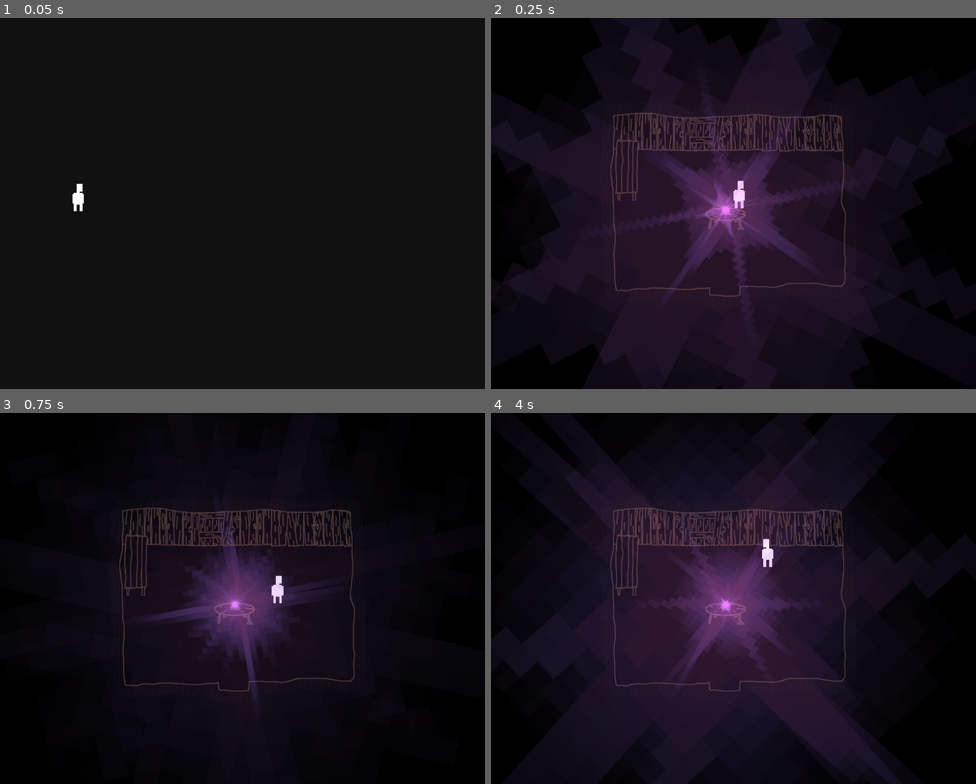
Above: before the commit, frames 1-4 (two rows, left to right).
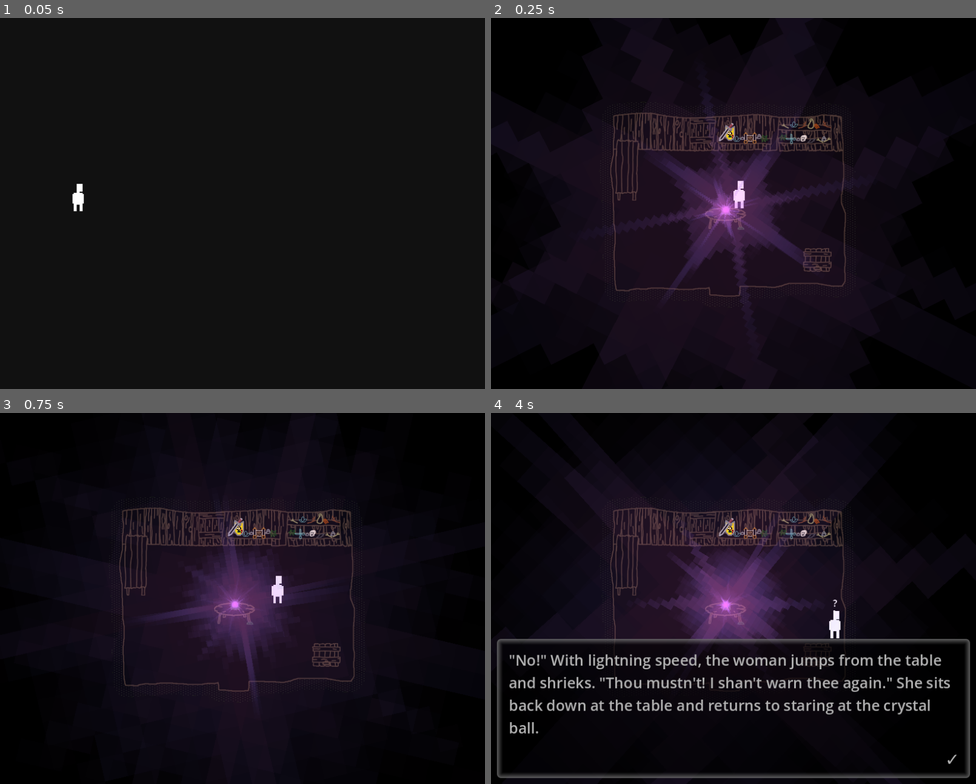
Above: after the commit, the same moments.

Repository: jschnurer/isle-of-lost-souls-godot
Game: Godot game, scene res://src/scenes/splash/splash_screens.tscn
Two runs of this game, one before a commit and one after it. Both use one fixed random seed, a clock stepped at 60 frames per second and the inputs below.
Inputs:
- Up to frame 1 (0.05 s): no input
- Up to frame 2 (0.25 s): no input
- Up to frame 3 (0.75 s): tap Enter (ui_accept) at 0.5 s; hold Right (ui_right) from 0.53 s (still down)
- Up to frame 4 (4 s): tap Enter (ui_accept) at 0.77, 1.52, 3.02, 3.77 s; release Right (ui_right) at 1.28 s; hold Down (ui_down) 1.28-2.03 s; hold Right (ui_right) 2.03-2.78 s; hold Up (ui_up) 2.78-3.53 s; hold Left (ui_left) from 3.53 s (still down)

Frame 1 is identical in both runs. In frame 2, 0.7% of the frame differs, in the area x 46-71%, y 27-69%; in frame 3, 0.8%; in frame 4, 18%, in the area x 1-99%, y 27-99%.

Commit message:
added more hut interior clutter. inherited game over stuff from base class

Diff:
--- a/src/enums/enums.gd
+++ b/src/enums/enums.gd
@@ -48,6 +48,7 @@
 	TOOK_WATERLOGGED_NOTEBOOK,
 	WANT_MOSQUITO_EGG,
 	TOOK_MOSQUITO_EGG,
+	TRAPDOOR_WARNED,
 }
 
 enum EngineEvents {
@@ -226,6 +227,7 @@
 	GAME_OVER_PUFFBALL = 99,
 	SWAMP_CAMPSITE_TENT = 100,
 	SWAMP_STATUE_TOP = 101,
+	GAME_OVER_RHODE = 102,
 }
 
 var ScenePaths = {
@@ -336,6 +338,7 @@
 	Scenes.GAME_OVER_GRUE: "res://src/scenes/game_overs/grue/grue_game_over.tscn",
 	Scenes.GAME_OVER_MUSHROOM: "res://src/scenes/game_overs/mushroom/mushroom_game_over.tscn",
 	Scenes.GAME_OVER_PUFFBALL: "res://src/scenes/game_overs/puffball/puffball_game_over.tscn",
+	Scenes.GAME_OVER_RHODE: "res://src/scenes/game_overs/rhode/rhode_game_over.tscn",
 
 	Scenes.TITLE_SCREEN: "res://src/scenes/title/title_screen.tscn",
 }
--- a/src/scenes/game_overs/fish/fish_game_over.gd
+++ b/src/scenes/game_overs/fish/fish_game_over.gd
@@ -1,20 +1,11 @@
-extends Node2D
+extends GameOverScene
 
-func _ready():
-	await Utility.fade_in(false, .33)
-
-	await Utility.wait(2)
-
+func play_gameover():
 	await Utility.show_message(GameScript.get_entry("Game_Overs.Fish.Fish_1"), true)
 	await Utility.show_message(GameScript.get_entry("Game_Overs.Fish.Fish_2"), true)
 	await Utility.show_message(GameScript.get_entry("Game_Overs.Fish.Fish_3"), true)
 	await Utility.show_message(GameScript.get_entry("Game_Overs.Fish.Fish_4"), true)
 	await Utility.show_message(GameScript.get_entry("Game_Overs.Fish.Fish_5"))
-
 	await Utility.wait(1)
-
 	await Utility.show_message(GameScript.get_entry("Game_Overs.Fish.Fish_6"))
-
-	await Utility.fade_out(false, .5)
-
-	SignalBus.return_to_title_screen.emit()
+	gameover_done()
--- /dev/null
+++ b/src/scenes/game_overs/game_over_scene.gd
@@ -0,0 +1,14 @@
+class_name GameOverScene
+extends Node2D
+
+func _ready():
+	await Utility.fade_in(false, .33)
+	await Utility.wait(2)
+	play_gameover()
+
+func play_gameover():
+	pass
+
+func gameover_done():
+	await Utility.fade_out(false, .5)
+	SignalBus.return_to_title_screen.emit()
--- a/src/scenes/game_overs/grue/grue_game_over.gd
+++ b/src/scenes/game_overs/grue/grue_game_over.gd
@@ -1,17 +1,8 @@
-extends Node2D
+extends GameOverScene
 
-func _ready():
-	await Utility.fade_in(false, .33)
-
-	await Utility.wait(2)
-
+func play_gameover():
 	await Utility.show_message(GameScript.get_entry("Game_Overs.Grue.Grue_1"), true)
 	await Utility.show_message(GameScript.get_entry("Game_Overs.Grue.Grue_2"))
-
 	await Utility.wait(1)
-
 	await Utility.show_message(GameScript.get_entry("Game_Overs.Grue.Grue_3"))
-
-	await Utility.fade_out(false, .5)
-
-	SignalBus.return_to_title_screen.emit()
+	gameover_done()
--- a/src/scenes/game_overs/mushroom/mushroom_game_over.gd
+++ b/src/scenes/game_overs/mushroom/mushroom_game_over.gd
@@ -1,22 +1,11 @@
-extends Node2D
+extends GameOverScene
 
 func _ready():
-	await Utility.fade_in(false, .33)
-
-	await Utility.wait(2)
-
 	await Utility.show_message(GameScript.get_entry("Game_Overs.Mushroom.Mushroom_1"), true)
 	await Utility.show_message(GameScript.get_entry("Game_Overs.Mushroom.Mushroom_2"), true)
 	await Utility.show_message(GameScript.get_entry("Game_Overs.Mushroom.Mushroom_3"))
-
 	await Utility.wait(1)
-
 	await Utility.show_message(GameScript.get_entry("Game_Overs.Mushroom.Mushroom_4"))
-
 	await Utility.wait(2)
-
 	await Utility.show_message(GameScript.get_entry("Game_Overs.Mushroom.Mushroom_5"))
-
-	await Utility.fade_out(false, .5)
-
-	SignalBus.return_to_title_screen.emit()
+	gameover_done()
--- a/src/scenes/game_overs/puffball/puffball_game_over.tscn
+++ b/src/scenes/game_overs/puffball/puffball_game_over.tscn
@@ -10,7 +10,7 @@
 
 [node name="SceneBG" parent="." instance=ExtResource("1_j1rbp")]
 texture = ExtResource("2_5fo60")
-scene = 98
+scene = 99
 bg_images = Array[Texture2D]([ExtResource("2_5fo60")])
 use_collision_frame = true
 hide_collider = true
--- /dev/null
+++ b/src/scenes/game_overs/rhode/rhode_game_over.gd
@@ -0,0 +1,7 @@
+extends GameOverScene
+
+func play_gameover():
+	await Utility.show_message(GameScript.get_entry("Game_Overs.Rhode.Rhode_1"), true)
+	await Utility.show_message(GameScript.get_entry("Game_Overs.Rhode.Rhode_2"), true)
+	await Utility.show_message(GameScript.get_entry("Game_Overs.Rhode.Rhode_3"), false)
+	gameover_done()
--- /dev/null
+++ b/src/scenes/game_overs/rhode/rhode_game_over.tscn
@@ -0,0 +1,17 @@
+[gd_scene load_steps=5 format=3 uid="uid://dwi4btt4x8j5b"]
+
+[ext_resource type="Script" path="res://src/scenes/game_overs/rhode/rhode_game_over.gd" id="1_6driu"]
+[ext_resource type="PackedScene" uid="uid://bvkkaqn8jtrg4" path="res://src/scenes/SceneBG.tscn" id="1_oncwi"]
+[ext_resource type="Texture2D" uid="uid://cvv7dwr2rcbpb" path="res://art/backgrounds/game_over/game_over.png" id="2_ffan3"]
+[ext_resource type="AudioStream" uid="uid://c24ddpye4f68b" path="res://audio/bgm/game_over.mp3" id="3_y1lnj"]
+
+[node name="RhodeGameOver" type="Node2D"]
+script = ExtResource("1_6driu")
+
+[node name="SceneBG" parent="." instance=ExtResource("1_oncwi")]
+texture = ExtResource("2_ffan3")
+scene = 102
+bg_images = Array[Texture2D]([ExtResource("2_ffan3")])
+use_collision_frame = true
+hide_collider = true
+bgm_stream = ExtResource("3_y1lnj")
--- a/src/scenes/swamp/hut_interior/hut_interior.tscn
+++ b/src/scenes/swamp/hut_interior/hut_interior.tscn
@@ -11,6 +11,28 @@
 [ext_resource type="Script" path="res://src/scenes/swamp/hut_interior/interactables/crystal_ball.gd" id="9_aywr0"]
 [ext_resource type="Texture2D" uid="uid://g73xxdyio15d" path="res://art/actors/hut_crystal_ball.png" id="9_n1ox0"]
 [ext_resource type="PackedScene" uid="uid://b4030ratk3mbj" path="res://src/scenes/objects/sparkle/sparkle.tscn" id="10_vjorn"]
+[ext_resource type="Texture2D" uid="uid://dlcyr073oflsv" path="res://art/actors/hut_shelf.png" id="12_vppv5"]
+[ext_resource type="Script" path="res://src/scenes/swamp/hut_interior/interactables/shelf.gd" id="13_2md5y"]
+[ext_resource type="Texture2D" uid="uid://dafvaurm26obg" path="res://art/actors/clutter_bone.png" id="13_ydtl3"]
+[ext_resource type="Texture2D" uid="uid://m34mj70kg8nu" path="res://art/actors/clutter_dreamcatcher.png" id="14_2l7dp"]
+[ext_resource type="Texture2D" uid="uid://cx5uulj0k43ff" path="res://art/actors/clutter_crystal.png" id="14_lh0yi"]
+[ext_resource type="Texture2D" uid="uid://824vx7y0xu1q" path="res://art/actors/clutter_gourd.png" id="15_b5s74"]
+[ext_resource type="Texture2D" uid="uid://s3scb5uj3gus" path="res://art/actors/clutter_skull.png" id="16_y6c07"]
+[ext_resource type="Texture2D" uid="uid://dg35g8x5k0sef" path="res://art/actors/clutter_stick.png" id="17_fk312"]
+[ext_resource type="Texture2D" uid="uid://7jioqxcsnfe7" path="res://art/actors/clutter_sticks.png" id="18_45ew4"]
+[ext_resource type="Texture2D" uid="uid://beklt2fnd75uk" path="res://art/actors/clutter_stone.png" id="19_v5a6n"]
+[ext_resource type="Texture2D" uid="uid://eqre7g4k11cu" path="res://art/actors/clutter_stones.png" id="20_j6t46"]
+[ext_resource type="Texture2D" uid="uid://xldfvna2j8sx" path="res://art/actors/cellphone.png" id="22_y7qq5"]
+[ext_resource type="Texture2D" uid="uid://ulfbbbicmqqb" path="res://art/actors/map.png" id="23_m0gpp"]
+[ext_resource type="Texture2D" uid="uid://bwkfwvy7qso5d" path="res://art/actors/sword.png" id="24_8p4i7"]
+[ext_resource type="Texture2D" uid="uid://diyc3cmc7nhjb" path="res://art/actors/scissors.png" id="24_jhxn5"]
+[ext_resource type="Script" path="res://src/scenes/swamp/hut_interior/interactables/cellphone.gd" id="24_qs6nu"]
+[ext_resource type="Texture2D" uid="uid://bt3mxud55ur86" path="res://art/actors/shield.png" id="25_5i06w"]
+[ext_resource type="Script" path="res://src/scenes/swamp/hut_interior/interactables/sword_and_shield.gd" id="25_q0jiq"]
+[ext_resource type="Script" path="res://src/scenes/swamp/hut_interior/interactables/map.gd" id="26_5lps2"]
+[ext_resource type="Script" path="res://src/scenes/swamp/hut_interior/interactables/scissors.gd" id="27_r1ffs"]
+[ext_resource type="Texture2D" uid="uid://dw7c6ll6r3trv" path="res://art/actors/hut_trapdoor.png" id="32_ej75j"]
+[ext_resource type="Script" path="res://src/scenes/swamp/hut_interior/interactables/trapdoor.gd" id="33_vl07v"]
 
 [sub_resource type="RectangleShape2D" id="RectangleShape2D_7k4qw"]
 size = Vector2(100, 20)
@@ -20,6 +42,24 @@
 
 [sub_resource type="RectangleShape2D" id="RectangleShape2D_d7k81"]
 size = Vector2(19, 42)
+
+[sub_resource type="RectangleShape2D" id="RectangleShape2D_7ixxu"]
+size = Vector2(191, 46)
+
+[sub_resource type="RectangleShape2D" id="RectangleShape2D_iofe0"]
+size = Vector2(20, 26)
+
+[sub_resource type="RectangleShape2D" id="RectangleShape2D_vpdrm"]
+size = Vector2(26, 34)
+
+[sub_resource type="RectangleShape2D" id="RectangleShape2D_5ay37"]
+size = Vector2(23, 30)
+
+[sub_resource type="RectangleShape2D" id="RectangleShape2D_0jj57"]
+size = Vector2(28, 46)
+
+[sub_resource type="RectangleShape2D" id="RectangleShape2D_5n3dn"]
+size = Vector2(49, 42)
 
 [node name="HutInterior" type="Node2D"]
 y_sort_enabled = true
@@ -52,6 +92,7 @@
 metadata/_edit_lock_ = true
 
 [node name="StaticBody2D" type="StaticBody2D" parent="Table"]
+visible = false
 metadata/_edit_lock_ = true
 
 [node name="CollisionShape2D" type="CollisionShape2D" parent="Table/StaticBody2D"]
@@ -60,6 +101,7 @@
 metadata/_edit_lock_ = true
 
 [node name="GameEvent" parent="Table" instance=ExtResource("6_v1hcq")]
+visible = false
 metadata/_edit_lock_ = true
 
 [node name="CollisionShape2D2" type="CollisionShape2D" parent="Table/GameEvent"]
@@ -77,6 +119,7 @@
 texture = ExtResource("6_ibpsj")
 
 [node name="StaticBody2D" type="StaticBody2D" parent="RoundTable"]
+visible = false
 y_sort_enabled = true
 
 [node name="CollisionPolygon2D" type="CollisionPolygon2D" parent="RoundTable/StaticBody2D"]
@@ -84,6 +127,7 @@
 polygon = PackedVector2Array(-36, -9, -34, 17, -20, 20, 0, 22, 19, 21, 34, 17, 35, -9, 24, -14, -27, -14)
 
 [node name="GameEvent" parent="RoundTable" instance=ExtResource("6_v1hcq")]
+visible = false
 y_sort_enabled = true
 position = Vector2(-395, -337)
 
@@ -101,17 +145,19 @@
 y_sort_enabled = true
 texture = ExtResource("9_n1ox0")
 offset = Vector2(0, -24.55)
+metadata/_edit_lock_ = true
 
 [node name="Sparkle" parent="Crystal Ball" instance=ExtResource("10_vjorn")]
-modulate = Color(1, 0.490196, 1, 0.523639)
+modulate = Color(1, 0.490196, 1, 0.543333)
 z_index = 1
 position = Vector2(0, -26.47)
 rotate_speed = 175.0
 throb_speed = 0.12
 min_opacity = 0.4
+metadata/_edit_lock_ = true
 
 [node name="Sparkle4" parent="Crystal Ball" instance=ExtResource("10_vjorn")]
-modulate = Color(1, 0.490196, 1, 0.266725)
+modulate = Color(1, 0.490196, 1, 0.252777)
 z_index = 1
 position = Vector2(0, -26.47)
 rotation = 1.309
@@ -120,9 +166,10 @@
 throb_speed = 0.25
 min_opacity = 0.1
 max_opacity = 0.5
+metadata/_edit_lock_ = true
 
 [node name="Sparkle2" parent="Crystal Ball" instance=ExtResource("10_vjorn")]
-modulate = Color(1, 0.490196, 1, 0.157015)
+modulate = Color(1, 0.490196, 1, 0.122917)
 z_index = 1
 position = Vector2(0, -26.47)
 rotation = -2.53073
@@ -131,9 +178,10 @@
 throb_speed = 0.3
 min_opacity = 0.1
 max_opacity = 0.2
+metadata/_edit_lock_ = true
 
 [node name="Sparkle3" parent="Crystal Ball" instance=ExtResource("10_vjorn")]
-modulate = Color(1, 0.490196, 1, 0.0862384)
+modulate = Color(1, 0.490196, 1, 0.065625)
 z_index = 1
 position = Vector2(0, -26.47)
 scale = Vector2(40, 40)
@@ -141,12 +189,204 @@
 throb_speed = 0.05
 min_opacity = 0.05
 max_opacity = 0.1
+metadata/_edit_lock_ = true
 
 [node name="GameEvent" parent="Crystal Ball" instance=ExtResource("6_v1hcq")]
 visible = false
 
 [node name="CollisionShape2D" parent="Crystal Ball/GameEvent" index="0"]
+visible = false
 position = Vector2(0.5, -11)
 shape = SubResource("RectangleShape2D_d7k81")
 
+[node name="Shelf1" type="Sprite2D" parent="."]
+y_sort_enabled = true
+position = Vector2(528, 194.5)
+texture = ExtResource("12_vppv5")
+offset = Vector2(0, 14)
+script = ExtResource("13_2md5y")
+
+[node name="GameEvent" parent="Shelf1" instance=ExtResource("6_v1hcq")]
+
+[node name="CollisionShape2D2" type="CollisionShape2D" parent="Shelf1/GameEvent"]
+position = Vector2(-49.5, 5.5)
+shape = SubResource("RectangleShape2D_7ixxu")
+
+[node name="Shelf2" type="Sprite2D" parent="."]
+y_sort_enabled = true
+position = Vector2(528, 172.5)
+texture = ExtResource("12_vppv5")
+offset = Vector2(0, 14)
+
+[node name="Shelf3" type="Sprite2D" parent="."]
+y_sort_enabled = true
+position = Vector2(427, 194.5)
+texture = ExtResource("12_vppv5")
+offset = Vector2(0, 14)
+
+[node name="Clutter" type="Node2D" parent="."]
+y_sort_enabled = true
+metadata/_edit_lock_ = true
+
+[node name="Bone" type="Sprite2D" parent="Clutter"]
+y_sort_enabled = true
+position = Vector2(566, 205)
+texture = ExtResource("13_ydtl3")
+
+[node name="Dreamcatcher" type="Sprite2D" parent="Clutter"]
+y_sort_enabled = true
+position = Vector2(492, 201)
+texture = ExtResource("14_2l7dp")
+
+[node name="Dreamcatcher2" type="Sprite2D" parent="Clutter"]
+y_sort_enabled = true
+position = Vector2(460, 203)
+texture = ExtResource("14_2l7dp")
+
+[node name="Gourd" type="Sprite2D" parent="Clutter"]
+y_sort_enabled = true
+position = Vector2(538, 183)
+texture = ExtResource("15_b5s74")
+offset = Vector2(0, -5)
+
+[node name="Skull" type="Sprite2D" parent="Clutter"]
+y_sort_enabled = true
+position = Vector2(526, 202)
+texture = ExtResource("16_y6c07")
+
+[node name="Stick" type="Sprite2D" parent="Clutter"]
+y_sort_enabled = true
+position = Vector2(524, 180)
+texture = ExtResource("17_fk312")
+
+[node name="Stick2" type="Sprite2D" parent="Clutter"]
+y_sort_enabled = true
+position = Vector2(565, 179)
+texture = ExtResource("17_fk312")
+flip_h = true
+
+[node name="Sticks" type="Sprite2D" parent="Clutter"]
+y_sort_enabled = true
+position = Vector2(547, 182)
+texture = ExtResource("18_45ew4")
+
+[node name="Stone" type="Sprite2D" parent="Clutter"]
+y_sort_enabled = true
+position = Vector2(517, 204)
+texture = ExtResource("19_v5a6n")
+
+[node name="Stone3" type="Sprite2D" parent="Clutter"]
+y_sort_enabled = true
+position = Vector2(423, 202)
+texture = ExtResource("19_v5a6n")
+
+[node name="Stone2" type="Sprite2D" parent="Clutter"]
+y_sort_enabled = true
+position = Vector2(560, 203)
+texture = ExtResource("20_j6t46")
+
+[node name="Stone4" type="Sprite2D" parent="Clutter"]
+y_sort_enabled = true
+position = Vector2(451, 199)
+texture = ExtResource("20_j6t46")
+
+[node name="Bone2" type="Sprite2D" parent="Clutter"]
+y_sort_enabled = true
+position = Vector2(554, 206)
+texture = ExtResource("13_ydtl3")
+flip_h = true
+
+[node name="Bone3" type="Sprite2D" parent="Clutter"]
+y_sort_enabled = true
+position = Vector2(495, 182)
+texture = ExtResource("13_ydtl3")
+flip_h = true
+
+[node name="Crystal" type="Sprite2D" parent="Clutter"]
+y_sort_enabled = true
+position = Vector2(509, 179)
+texture = ExtResource("14_lh0yi")
+
+[node name="Crystal2" type="Sprite2D" parent="Clutter"]
+y_sort_enabled = true
+position = Vector2(413, 203)
+texture = ExtResource("14_lh0yi")
+
+[node name="Cellphone" type="Sprite2D" parent="Clutter"]
+y_sort_enabled = true
+position = Vector2(539, 207)
+texture = ExtResource("22_y7qq5")
+script = ExtResource("24_qs6nu")
+
+[node name="GameEvent" parent="Clutter/Cellphone" instance=ExtResource("6_v1hcq")]
+
+[node name="CollisionShape2D" parent="Clutter/Cellphone/GameEvent" index="0"]
+position = Vector2(0, 3)
+shape = SubResource("RectangleShape2D_iofe0")
+
+[node name="Map" type="Sprite2D" parent="Clutter"]
+y_sort_enabled = true
+position = Vector2(436, 202)
+texture = ExtResource("23_m0gpp")
+script = ExtResource("26_5lps2")
+
+[node name="GameEvent" parent="Clutter/Map" instance=ExtResource("6_v1hcq")]
+
+[node name="CollisionShape2D" parent="Clutter/Map/GameEvent" index="0"]
+position = Vector2(0, 4)
+shape = SubResource("RectangleShape2D_vpdrm")
+
+[node name="Scissors" type="Sprite2D" parent="Clutter"]
+y_sort_enabled = true
+position = Vector2(504, 203)
+texture = ExtResource("24_jhxn5")
+script = ExtResource("27_r1ffs")
+
+[node name="GameEvent" parent="Clutter/Scissors" instance=ExtResource("6_v1hcq")]
+
+[node name="CollisionShape2D" parent="Clutter/Scissors/GameEvent" index="0"]
+position = Vector2(1.5, 5)
+shape = SubResource("RectangleShape2D_5ay37")
+
+[node name="SwordAndShield" type="Node2D" parent="Clutter"]
+y_sort_enabled = true
+position = Vector2(397, 196)
+script = ExtResource("25_q0jiq")
+
+[node name="Sword" type="Sprite2D" parent="Clutter/SwordAndShield"]
+y_sort_enabled = true
+position = Vector2(-1, 1)
+texture = ExtResource("24_8p4i7")
+offset = Vector2(0, -4.695)
+
+[node name="Shield" type="Sprite2D" parent="Clutter/SwordAndShield"]
+y_sort_enabled = true
+position = Vector2(5, 0)
+texture = ExtResource("25_5i06w")
+offset = Vector2(0, -1.51)
+
+[node name="GameEvent" parent="Clutter/SwordAndShield" instance=ExtResource("6_v1hcq")]
+
+[node name="CollisionShape2D" parent="Clutter/SwordAndShield/GameEvent" index="0"]
+position = Vector2(0, 4)
+shape = SubResource("RectangleShape2D_0jj57")
+
+[node name="Trapdoor" type="Sprite2D" parent="."]
+z_index = -1
+position = Vector2(549, 407)
+texture = ExtResource("32_ej75j")
+script = ExtResource("33_vl07v")
+auto_destroy_flag = null
+
+[node name="GameEvent" parent="Trapdoor" instance=ExtResource("6_v1hcq")]
+
+[node name="CollisionShape2D" parent="Trapdoor/GameEvent" index="0"]
+position = Vector2(0.5, 0)
+shape = SubResource("RectangleShape2D_5n3dn")
+
 [editable path="Crystal Ball/GameEvent"]
+[editable path="Clutter/Cellphone/GameEvent"]
+[editable path="Clutter/Map/GameEvent"]
+[editable path="Clutter/Scissors/GameEvent"]
+[editable path="Clutter/SwordAndShield/GameEvent"]
+[editable path="Trapdoor/GameEvent"]
--- /dev/null
+++ b/src/scenes/swamp/hut_interior/interactables/cellphone.gd
@@ -0,0 +1,7 @@
+extends BaseEvent
+
+func investigate():
+	Utility.msg("Swamp.Hut_Interior.Cellphone_Look")
+
+func take():
+	Utility.msg("Swamp.Hut_Interior.Take_No_Permission")
--- /dev/null
+++ b/src/scenes/swamp/hut_interior/interactables/map.gd
@@ -0,0 +1,7 @@
+extends BaseEvent
+
+func investigate():
+	Utility.msg("Swamp.Hut_Interior.Map_Look")
+
+func take():
+	Utility.msg("Swamp.Hut_Interior.Take_No_Permission")
--- /dev/null
+++ b/src/scenes/swamp/hut_interior/interactables/scissors.gd
@@ -0,0 +1,7 @@
+extends BaseEvent
+
+func investigate():
+	Utility.msg("Swamp.Hut_Interior.Scissors_Look")
+
+func take():
+	Utility.msg("Swamp.Hut_Interior.Take_No_Permission")
--- /dev/null
+++ b/src/scenes/swamp/hut_interior/interactables/shelf.gd
@@ -0,0 +1,4 @@
+extends BaseEvent
+
+func investigate():
+	Utility.msg("Swamp.Hut_Interior.Shelves_Look")
--- /dev/null
+++ b/src/scenes/swamp/hut_interior/interactables/sword_and_shield.gd
@@ -0,0 +1,8 @@
+extends BaseEvent
+
+func investigate():
+	await Utility.msg("Swamp.Hut_Interior.Sword_Look")
+	Utility.msg("Swamp.Hut_Interior.Shield_Look")
+
+func take():
+	Utility.msg("Swamp.Hut_Interior.Take_No_Permission")
--- /dev/null
+++ b/src/scenes/swamp/hut_interior/interactables/trapdoor.gd
@@ -0,0 +1,12 @@
+extends BaseEvent
+
+func investigate():
+	Utility.msg("Swamp.Hut_Interior.Trapdoor_Look")
+
+func interact():
+	if (GameVars.get_var(Enums.Vars.TRAPDOOR_WARNED)):
+		await Utility.msg("Swamp.Hut_Interior.Trapdoor_Interact_Pre_Game_Over")
+		Utility.initiate_game_over(Enums.Scenes.GAME_OVER_RHODE, 1.5)
+	else:
+		Utility.msg("Swamp.Hut_Interior.Trapdoor_Interact_Warning")
+		GameVars.set_var(Enums.Vars.TRAPDOOR_WARNED, true)
--- a/src/scenes/swamp/standing_water/standing_water.tscn
+++ b/src/scenes/swamp/standing_water/standing_water.tscn
@@ -656,7 +656,7 @@
 shape = SubResource("RectangleShape2D_ulv4q")
 
 [node name="Sparkle" parent="." instance=ExtResource("18_3b6ea")]
-modulate = Color(1, 1, 1, 0.347323)
+modulate = Color(1, 1, 1, 0.34921)
 position = Vector2(637, 220)
 
 [editable path="Puffball/GameEvent"]
--- a/src/text/game_script.json
+++ b/src/text/game_script.json
@@ -263,6 +263,14 @@
 			"Table_Look": "The table was clearly made by an amateur with a severe lack of proper tools or materials. It's terribly uneven and has a bit of swamp mud packed underneath one of the legs to try to level it out.",
 			"Shelves_Look": "The shelves are crudely made. They're a little crooked and the wood is roughly hewn. You can see axe-marks scored into the wood. They hold countless, random small objects.",
 			"Crystal_Ball_Look": "It's a crystal ball emitting scintillating purple light. There's a thick crack that nearly bisects it. You can only glance at it for a moment before having to avert your gaze or shield your eyes. You have no idea how the woman can stand to stare at it like that!",
+			"Sword_Look": "There's a sword and shield on the shelf here. The sword has a blade about 2 and a half feet long. Rust has built up in spots and there are nicks and dings all over it.",
+			"Shield_Look": "The steel shield is painted, albeit very badly faded, with the image of a yellow griffin holding a dozen roses in its talons. It's banged up pretty badly and the metal is showing signs of rust.",
+			"Cellphone_Look": "It's a smartphone. It's got a crack across the screen and it looks like it was dropped in the swamp muck a few times. You think you might've owned one once, maybe.",
+			"Scissors_Look": "They're a pair of scissors. They're the size you would expect except they're made of clear glass.",
+			"Map_Look": "It's a piece of parchment, yellowed with age, partially rolled up at the edges. It depicts an area connected by twisting, turning passageways. Many lead to question marks but someone's drawn a line through it, showing the way.",
+			"Trapdoor_Look": "It's a wooden trap door with a handle in the floor. You wouldn't have thought that there was any way a cellar could survive the swampy terrain.",
+			"Trapdoor_Interact_Warning": "\"No!\" With lightning speed, the woman jumps from the table and shrieks. \"Thou mustn't! I shan't warn thee again.\" She sits back down at the table and returns to staring at the crystal ball.",
+			"Trapdoor_Interact_Pre_Game_Over": "With lightning speed, the woman jumps up from the table and reaches under her cloak. \"Thou were warned and still thou persists! Now Akavak's blade shalt find thee!\"",
 		},
 	},
 	"Game_Overs": {
@@ -294,6 +302,11 @@
 			"Puffball_5": "Standing in the pool of stagnant water paralyzed, you start to suffocate. A cloud of giant mosquitoes descends on you. As your lungs begin to burn, lusting for air, you start to feel cold, very cold...",
 			"Puffball_6": "When you finally lose consciousness you don't even fall prone. For a while, at least, your remains stand out in the pool as a warning to any others that might chance by.",
 			"Puffball_7": "If only you had known the proper technique for handling puffballs..."
+		},
+		"Rhode": {
+			"Rhode_1": "The woman with purple eyes throws back her cloak revealing a wooden knife in her hand. The knife is covered in all manner of runic symbols burned into the wood. She tosses it into the air and shouts \"KAVAKA!\"",
+			"Rhode_2": "The knife takes on a life of its own and zips through the air toward you. You leap to the side to avoid its trajectory but it turns in midair, tracking your fall to the ground. It pierces you in the chest and digs deep, reaching your heart. You gasp for air but cannot draw breath.",
+			"Rhode_3": "Your vision dims as the woman with purple eyes approaches you. She kneels down beside you and wrenches the knife free from your rapidly-dying body.",
 		}
 	},
 	"Topics": {
--- a/src/ui/screen_fader/screen_fader.gd
+++ b/src/ui/screen_fader/screen_fader.gd
@@ -32,6 +32,8 @@
 			_on_fade_out_complete()
 	else:
 		if (type == FadeType.IN):
+			color_rect.modulate.a = 1
 			anim_player.play("fade_in", -1, args.speed_scale)
 		elif (type == FadeType.OUT):
+			color_rect.modulate.a = 0
 			anim_player.play("fade_out", -1, args.speed_scale)
Binary file added: art/actors/cellphone.png
Not shown, added: art/actors/cellphone.png.import
Binary file added: art/actors/clutter_bone.png
Not shown, added: art/actors/clutter_bone.png.import
Binary file added: art/actors/clutter_crystal.png
Not shown, added: art/actors/clutter_crystal.png.import
Binary file added: art/actors/clutter_dreamcatcher.png
Not shown, added: art/actors/clutter_dreamcatcher.png.import
Binary file added: art/actors/clutter_gourd.png
Not shown, added: art/actors/clutter_gourd.png.import
Binary file added: art/actors/clutter_skull.png
Not shown, added: art/actors/clutter_skull.png.import
(and 20 more such lines)
